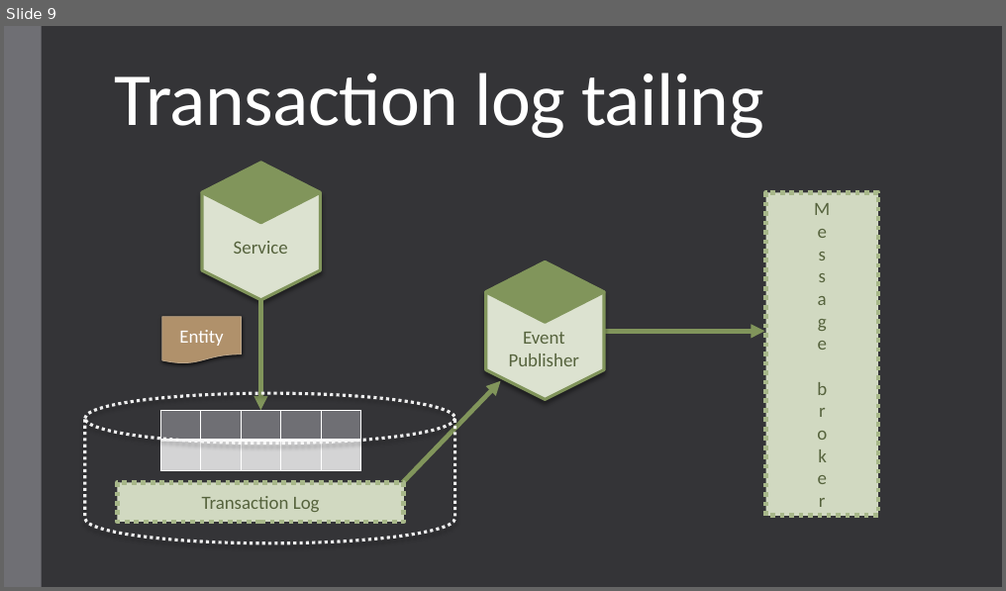
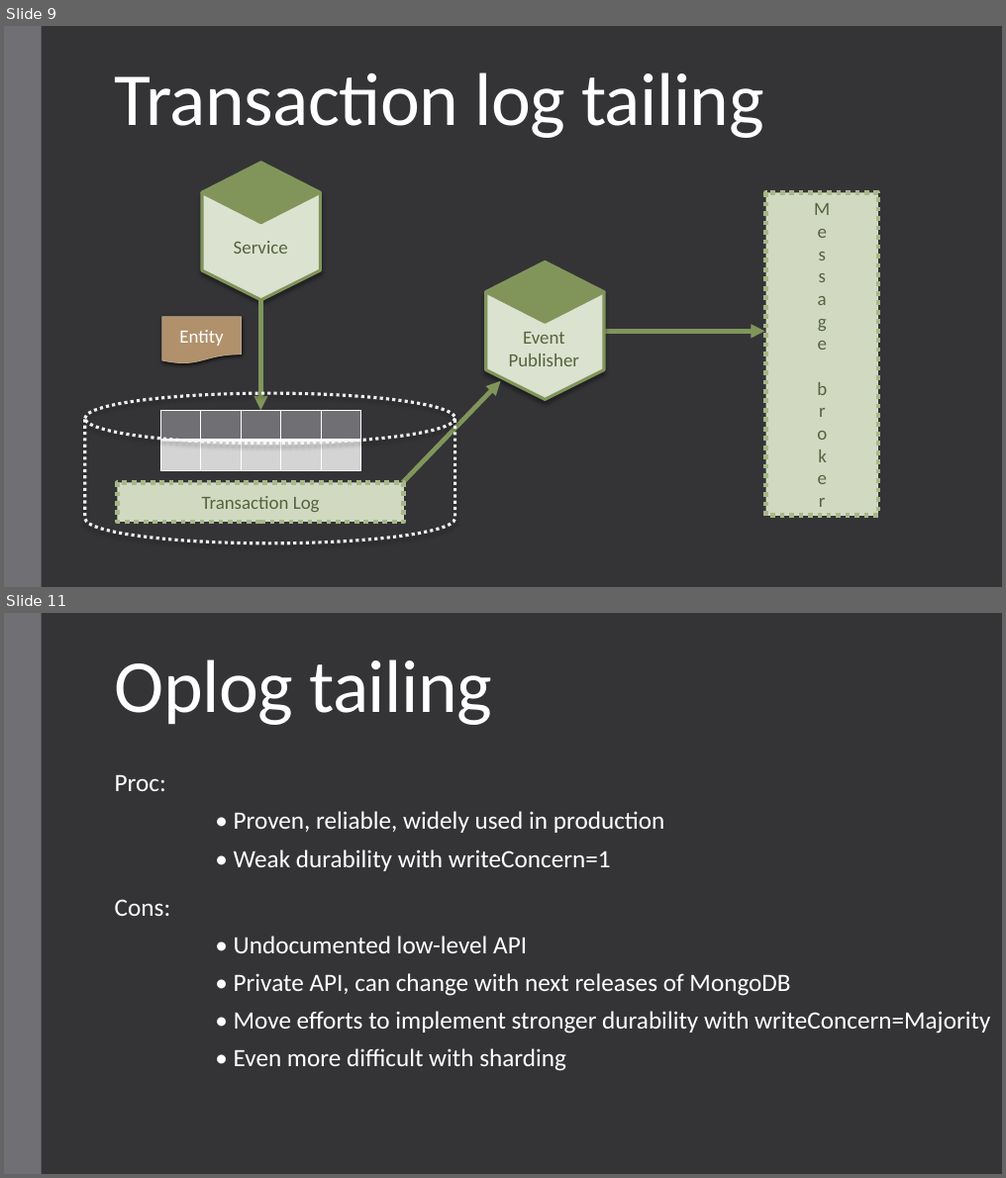
Before and after one commit to andrii-litvinov/event-driven-mongodb, a slide deck: t18-event-mongodb.pptx. Shown one above the other, each under a label of ours: slide 9 before the commit, slides 9 and 11 after it; the slides between them are not shown. The pictures are 1006x591 and 1006x1178 pixels, drawn with LibreOffice and Linux fonts; fonts in the diff are those of the drawing. Boxes give left, top, right and bottom in pixels: in the first picture for what was removed or moved away, otherwise in the second. Text is boxed around its words. In the diff, an @@ line names an element or a change of style, - is before the commit and + after.

Commit message:
Oplog tailing proc/cons

```diff
--- a/t18-event-mongodb.pptx
+++ b/t18-event-mongodb.pptx
@@ slide 11 added at [4, 613, 1002, 1174], background #353537; not listed: 1 template element that a slide beside it also shows @@
@@ title added at [115, 660, 492, 725], 72 pt, text #FFFFFF @@
+Oplog tailing
@@ text added at [115, 775, 166, 791], 24 pt, text #FFFFFF @@
+Proc:
@@ text added at [234, 811, 665, 833], 24 pt, text #FFFFFF @@
+• Proven, reliable, widely used in production
@@ text added at [234, 850, 611, 871], 24 pt, text #FFFFFF @@
+• Weak durability with writeConcern=1
@@ text added at [115, 899, 171, 916], 24 pt, text #FFFFFF @@
+Cons:
@@ text added at [234, 936, 527, 954], 24 pt, text #FFFFFF @@
+• Undocumented low-level API
@@ text added at [234, 973, 790, 996], 24 pt, text #FFFFFF @@
+• Private API, can change with next releases of MongoDB
@@ text added at [234, 1011, 990, 1034], 24 pt, text #FFFFFF @@
+• Move efforts to implement stronger durability with writeConcern=Majority
@@ text added at [234, 1049, 566, 1071], 24 pt, text #FFFFFF @@
+• Even more difficult with sharding
```
Also in this commit, not shown: 1 slide changed.
